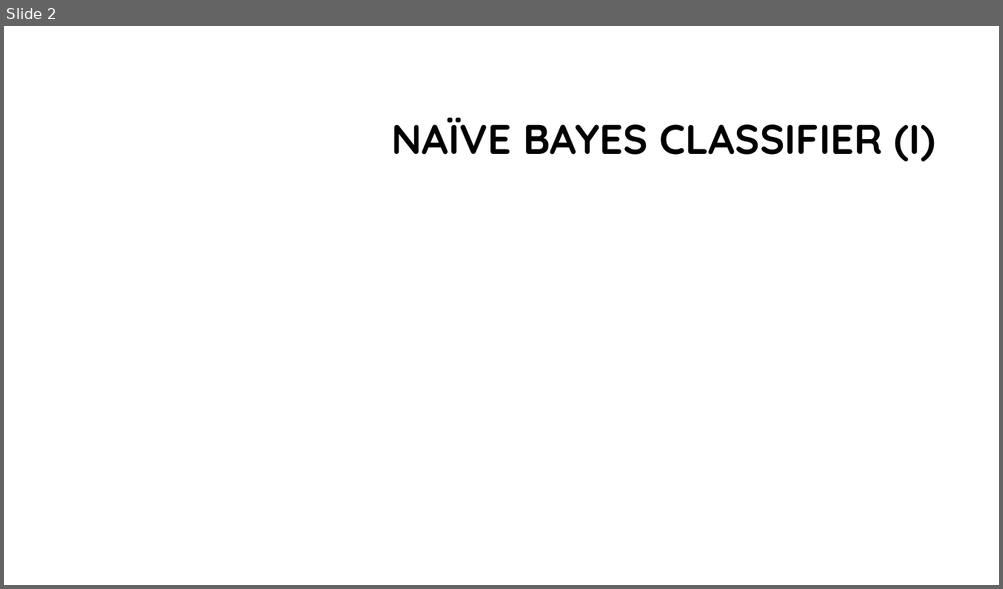
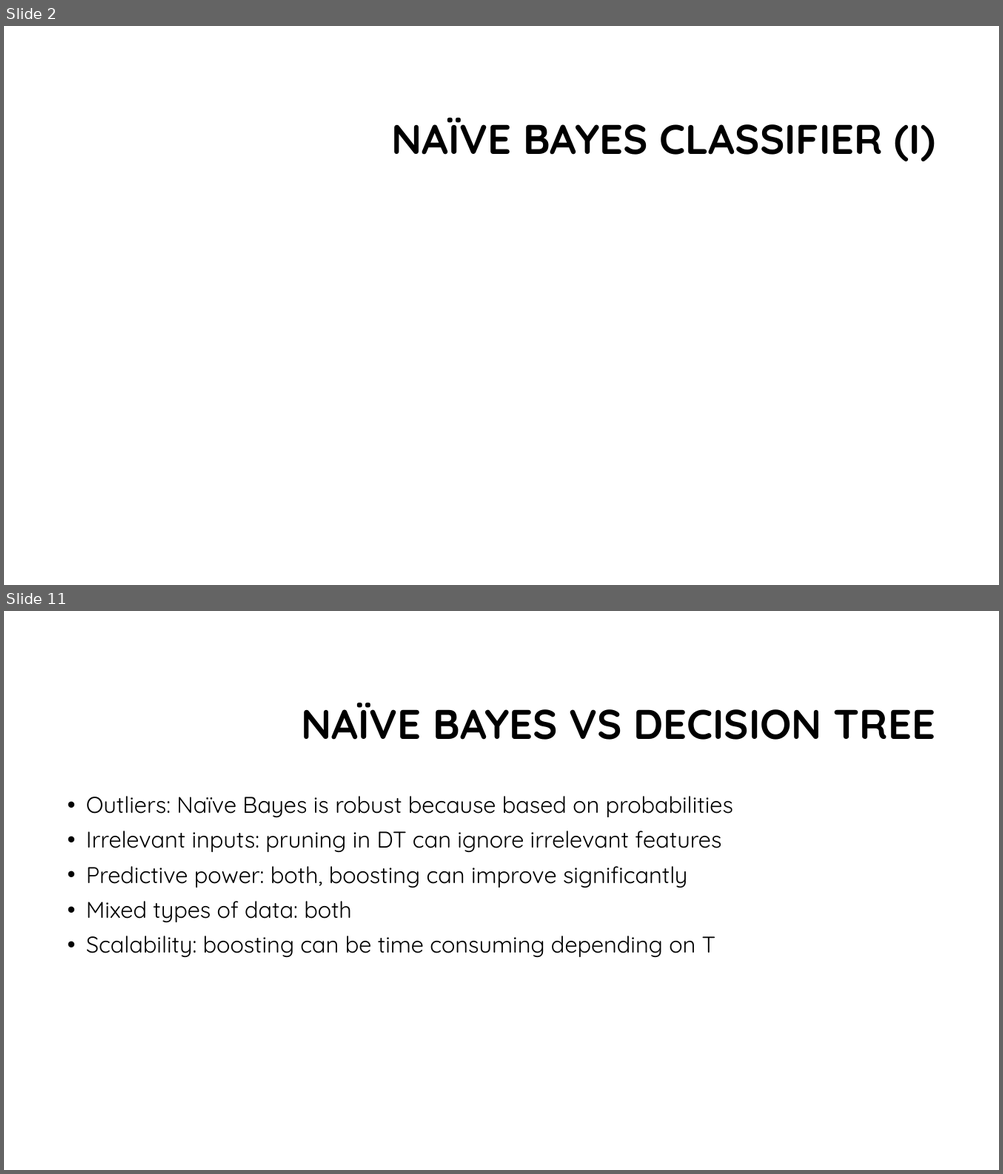
Before and after one commit to franco-ruggeri/ML, a slide deck: Lab 3/Lab 3 - presentation.pptx. Shown one above the other, each under a label of ours: slide 2 before the commit, slides 2 and 11 after it; the slides between them are not shown. The pictures are 1003x589 and 1003x1174 pixels, drawn with LibreOffice and Linux fonts; fonts in the diff are those of the drawing; grey boxes stand for pictures; background and template pictures are left out. Boxes give left, top, right and bottom in pixels: in the first picture for what was removed or moved away, otherwise in the second. Text is boxed around its words. In the diff, an @@ line names an element or a change of style, - is before the commit and + after.

```diff
--- a/Lab 3/Lab 3 - presentation.pptx
+++ b/Lab 3/Lab 3 - presentation.pptx
@@ slide 11 added at (4,611,999,1170), background #FFFFFF @@
@@ title added at (301,703,935,740), 40 pt, text #000000, bold @@
+NAÏVE BAYES VS DECISION TREE
@@ text added at (86,796,733,957), 22 pt, text #000000 @@
+• Outliers: Naïve Bayes is robust because based on probabilities
+• Irrelevant inputs: pruning in DT can ignore irrelevant features
+• Predictive power: both, boosting can improve significantly
+• Mixed types of data: both
+• Scalability: boosting can be time consuming depending on T
```
Also in this commit, not shown: 3 slides changed, 6 other slides added, 10 slides removed, 5 other files.
